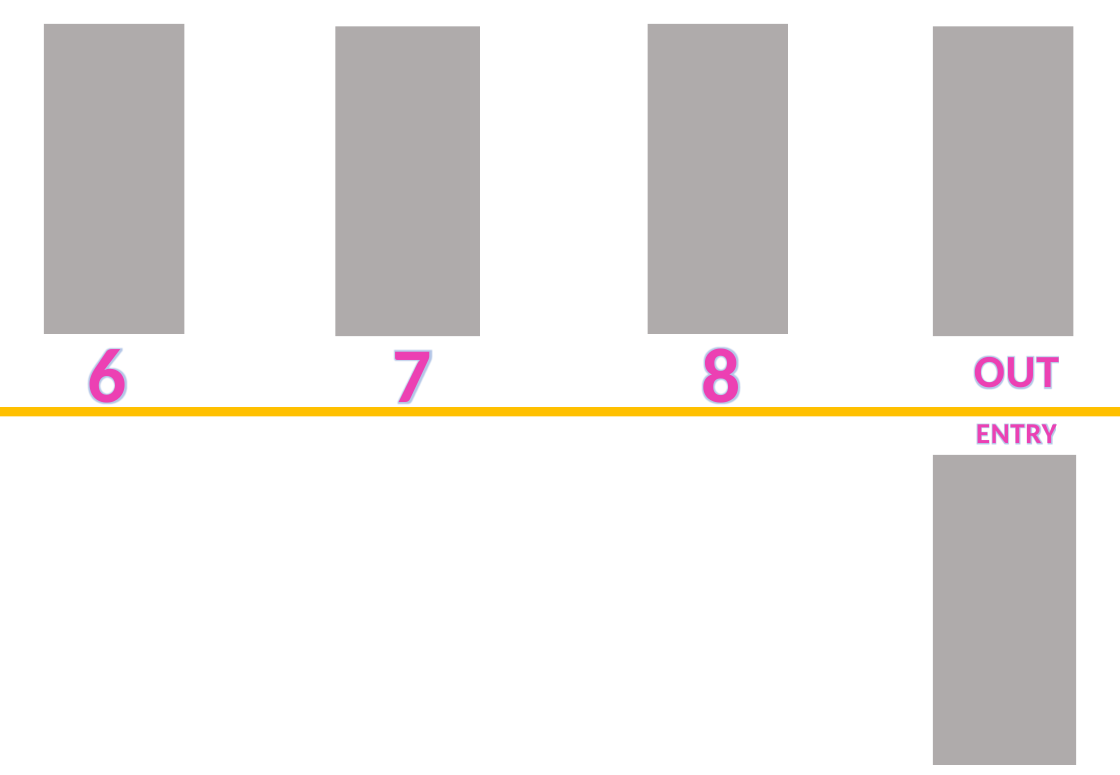
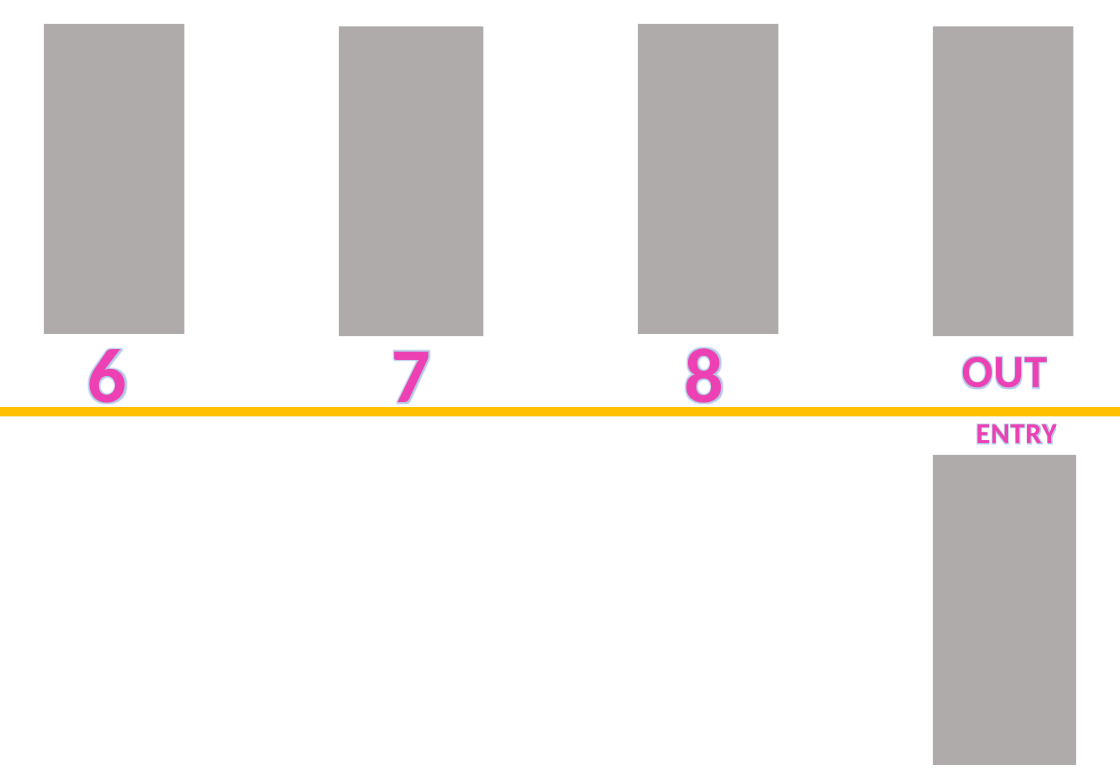
Before and after one commit to snip-animesh/Automatic-Car-Parking-Uni-Project-, a slide deck: slide 2 of Design.pptx. Drawn at 1120x775 pixels with LibreOffice and Linux fonts; fonts in the diff are those of the drawing. Boxes give left, top, right and bottom in pixels: in the first picture for what was removed or moved away, otherwise in the second. Text is boxed around its words. In the diff, an @@ line names an element or a change of style, - is before the commit and + after.

```diff
--- a/Design.pptx
+++ b/Design.pptx
@@ rectangle: place and size @@
-rectangle at <box>335,26,480,336</box>
+rectangle at <box>339,26,484,336</box>
@@ rectangle: place and size @@
-rectangle at <box>647,24,788,334</box>
+rectangle at <box>638,24,779,334</box>
@@ text "8": place and size @@
-text "8" at <box>702,337,741,420</box>
+text "8" at <box>685,337,724,420</box>
@@ text "OUT": place and size @@
-text "OUT" at <box>974,356,1059,389</box>
+text "OUT" at <box>962,356,1047,389</box>
```
Also in this commit, not shown: 2 slides added, 7 other files.
